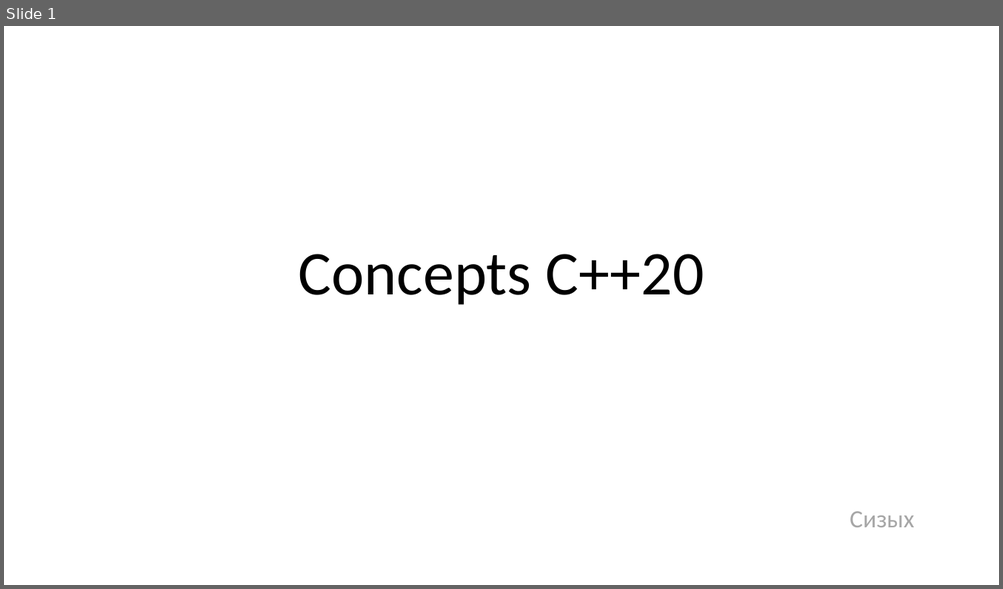
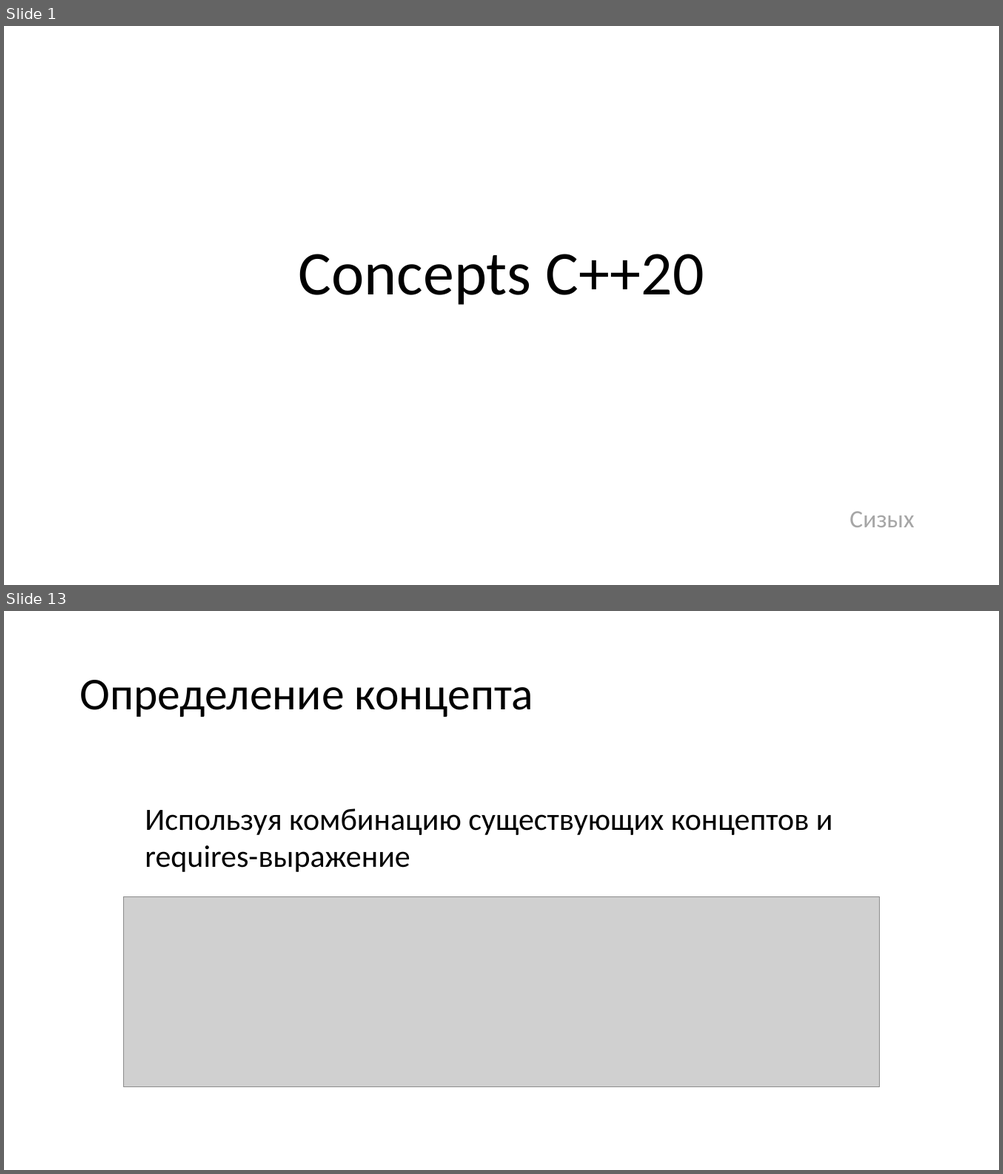
Before and after one commit to PeOpLeRu/Doklad_concepts, a slide deck: concepts.pptx. Shown one above the other, each under a label of ours: slide 1 before the commit, slides 1 and 13 after it; the slides between them are not shown. The pictures are 1003x589 and 1003x1174 pixels, drawn with LibreOffice and Linux fonts; fonts in the diff are those of the drawing; grey boxes stand for pictures. Boxes give left, top, right and bottom in pixels: in the first picture for what was removed or moved away, otherwise in the second. Text is boxed around its words. In the diff, an @@ line names an element or a change of style, - is before the commit and + after.

```diff
--- a/concepts.pptx
+++ b/concepts.pptx
@@ slide 13 added at <box>4,611,999,1170</box>, background #FFFFFF @@
@@ title added at <box>79,680,534,717</box>, 44 pt, text #000000 @@
+Определение концепта
@@ text added at <box>145,809,833,872</box>, 30 pt, text #000000 @@
+Используя комбинацию существующих концептов и requires-выражение
@@ picture added at <box>123,897,879,1087</box> @@
```
Also in this commit, not shown: 19 other slides added, 7 slides removed.
